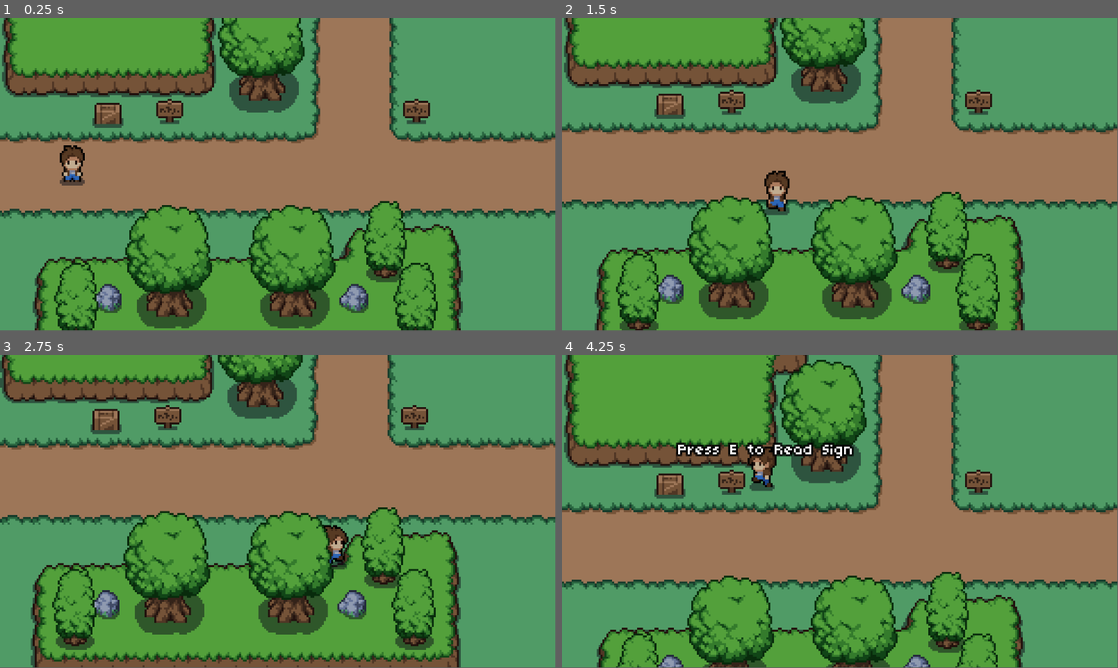
Above: before the commit, frames 1-4 (two rows, left to right).
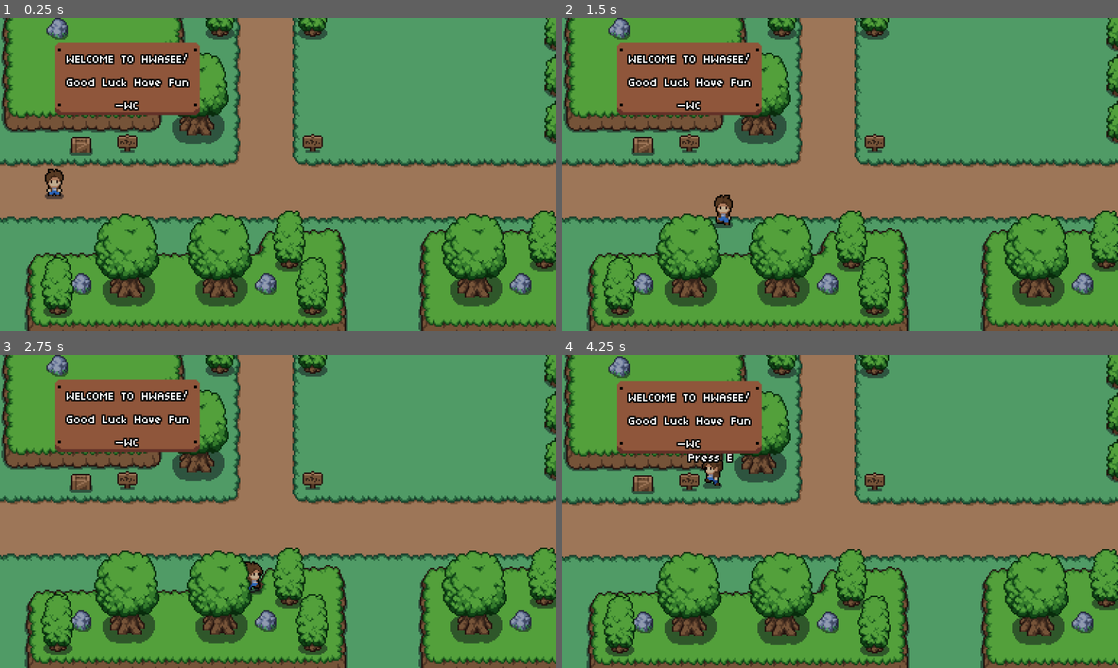
Above: after the commit, the same moments.

Repository: KartikeyCode/LearnMeet
Game: Godot game, scene res://scenes/world.tscn
Same seed, same stepped clock (60 frames per second), same inputs: the game is played once before the commit and once after it. This scene is started directly instead of the project's main scene.
Inputs:
- Up to frame 1 (0.25 s): no input
- Up to frame 2 (1.5 s): tap Enter at 0.5 s; hold Right (ui_right) 0.53-1.28 s; hold E (interact) 0.53-1.28 s; hold Down (ui_down) from 1.28 s (still down); tap E (interact) at 1.35 s
- Up to frame 3 (2.75 s): release Down (ui_down) at 2.03 s; hold Right (ui_right) from 2.03 s (still down); hold E (interact) from 2.03 s (still down)
- Up to frame 4 (4.25 s): release Right (ui_right) at 2.78 s; release E (interact) at 2.78 s; hold Up (ui_up) 2.78-3.53 s; tap E (interact) at 2.85 s; hold Left (ui_left) from 3.53 s (still down); hold E (interact) from 3.53 s (still down)
In our replay, the window is 799x449 before the commit and 800x450 after it. These sizes can differ from the game's own. Grey fills any space a smaller window leaves; there, only what the larger window draws over its background counts as a difference.

The runs differ from the first frame. In frame 1, 61% of the frame differs, in the area x 0-100%, y 0-100%; in frame 2, 65%; in frame 3, 73%; in frame 4, 58%.

Commit message:
add working signs

Diff:
--- a/project.godot
+++ b/project.godot
@@ -18,6 +18,11 @@
 [autoload]
 
 Global="*res://scripts/global.gd"
+
+[display]
+
+window/stretch/mode="viewport"
+window/stretch/aspect="expand"
 
 [global_group]
 
--- a/scenes/objects/sign.gd
+++ b/scenes/objects/sign.gd
@@ -1,9 +1,14 @@
 extends StaticBody2D
 
 @onready var interactable: Area2D = $Interactable
+@onready var ui = $Sign
 
 func _ready() -> void:
 	interactable.interact = _on_interact
 
 func _on_interact():
-	push_error("Button was clicked")
+	_toggle_ui()
+
+func _toggle_ui():
+	if ui:
+		ui.visible = not ui.visible
--- a/scenes/objects/sign.tscn
+++ b/scenes/objects/sign.tscn
@@ -1,24 +1,28 @@
-[gd_scene load_steps=5 format=3 uid="uid://gbbldbhxqbyo"]
+[gd_scene load_steps=6 format=3 uid="uid://gbbldbhxqbyo"]
 
 [ext_resource type="Script" path="res://scenes/objects/sign.gd" id="1_08blc"]
 [ext_resource type="PackedScene" uid="uid://c1kc0aglbl2o0" path="res://interaction_components/interactable.tscn" id="1_vtvrh"]
+[ext_resource type="PackedScene" uid="uid://cb50odyifnr5c" path="res://ui/welcome_sign_open.tscn" id="3_gxuxm"]
+
+[sub_resource type="CircleShape2D" id="CircleShape2D_mpxb2"]
+radius = 12.0
 
 [sub_resource type="RectangleShape2D" id="RectangleShape2D_00p8n"]
 size = Vector2(12, 5)
 
-[sub_resource type="CircleShape2D" id="CircleShape2D_mpxb2"]
-radius = 12.0
-
 [node name="Sign" type="StaticBody2D"]
 script = ExtResource("1_08blc")
 
+[node name="Interactable" parent="." instance=ExtResource("1_vtvrh")]
+interact_name = "Press E "
+
+[node name="CollisionShape2D" type="CollisionShape2D" parent="Interactable"]
+position = Vector2(0, 0.5)
+shape = SubResource("CircleShape2D_mpxb2")
+
 [node name="signcollision" type="CollisionShape2D" parent="."]
-position = Vector2(88, 219.5)
 shape = SubResource("RectangleShape2D_00p8n")
 
-[node name="Interactable" parent="." instance=ExtResource("1_vtvrh")]
-interact_name = "Press E to Read Sign"
-
-[node name="CollisionShape2D" type="CollisionShape2D" parent="Interactable"]
-position = Vector2(88, 220)
-shape = SubResource("CircleShape2D_mpxb2")
+[node name="Sign" parent="." instance=ExtResource("3_gxuxm")]
+offset_top = -48.0
+offset_bottom = -48.0
--- a/scenes/player.tscn
+++ b/scenes/player.tscn
@@ -306,7 +306,7 @@
 shape = SubResource("CircleShape2D_175pv")
 
 [node name="Camera2D" type="Camera2D" parent="."]
-zoom = Vector2(4, 4)
+zoom = Vector2(3, 3)
 limit_left = 0
 limit_top = 0
 limit_right = 847
--- a/scenes/world.tscn
+++ b/scenes/world.tscn
@@ -182,6 +182,7 @@
 shape = SubResource("RectangleShape2D_2nhsp")
 
 [node name="Sign" parent="." instance=ExtResource("7_ouh51")]
+position = Vector2(88, 219)
 
 [connection signal="child_entered_tree" from="." to="." method="_on_child_entered_tree"]
 [connection signal="body_entered" from="left_transition" to="." method="_on_left_transition_body_entered"]
--- /dev/null
+++ b/ui/v_box_container.gd
@@ -0,0 +1,11 @@
+extends VBoxContainer
+
+
+# Called when the node enters the scene tree for the first time.
+func _ready() -> void:
+	pass # Replace with function body.
+
+
+# Called every frame. 'delta' is the elapsed time since the previous frame.
+func _process(delta: float) -> void:
+	pass
--- /dev/null
+++ b/ui/welcome_sign_open.tscn
@@ -0,0 +1,73 @@
+[gd_scene load_steps=3 format=3 uid="uid://cb50odyifnr5c"]
+
+[ext_resource type="Texture2D" uid="uid://dtvv66irhh8rx" path="res://ui/text box/signchatbubble.png" id="1_6tpcd"]
+[ext_resource type="FontFile" uid="uid://drvcv575qx70r" path="res://assets/fonts/Bitty.ttf" id="2_ds400"]
+
+[node name="Sign" type="Control"]
+z_index = 20
+layout_mode = 3
+anchors_preset = 8
+anchor_left = 0.5
+anchor_top = 0.5
+anchor_right = 0.5
+anchor_bottom = 0.5
+grow_horizontal = 2
+grow_vertical = 2
+size_flags_horizontal = 4
+size_flags_vertical = 4
+
+[node name="popup" type="MarginContainer" parent="."]
+layout_mode = 1
+anchors_preset = 8
+anchor_left = 0.5
+anchor_top = 0.5
+anchor_right = 0.5
+anchor_bottom = 0.5
+offset_left = -128.0
+offset_top = -50.0
+offset_right = 128.0
+offset_bottom = 50.0
+grow_horizontal = 2
+grow_vertical = 2
+
+[node name="base" type="MarginContainer" parent="popup"]
+layout_mode = 2
+size_flags_horizontal = 4
+size_flags_vertical = 4
+
+[node name="NinePatchRect" type="NinePatchRect" parent="popup/base"]
+custom_minimum_size = Vector2(100, 50)
+layout_mode = 2
+texture = ExtResource("1_6tpcd")
+patch_margin_left = 8
+patch_margin_top = 8
+patch_margin_right = 8
+patch_margin_bottom = 8
+
+[node name="MarginContainer" type="MarginContainer" parent="popup/base/NinePatchRect"]
+layout_mode = 1
+anchors_preset = 15
+anchor_right = 1.0
+anchor_bottom = 1.0
+grow_horizontal = 2
+grow_vertical = 2
+theme_override_constants/margin_left = 10
+theme_override_constants/margin_top = 10
+theme_override_constants/margin_right = 10
+theme_override_constants/margin_bottom = 10
+
+[node name="VBoxContainer" type="VBoxContainer" parent="popup/base/NinePatchRect/MarginContainer"]
+layout_mode = 2
+
+[node name="Label" type="Label" parent="popup/base/NinePatchRect/MarginContainer/VBoxContainer"]
+layout_mode = 2
+size_flags_horizontal = 4
+theme_override_colors/font_outline_color = Color(0, 0, 0, 1)
+theme_override_constants/outline_size = 4
+theme_override_fonts/font = ExtResource("2_ds400")
+theme_override_font_sizes/font_size = 16
+text = "WELCOME TO HWASEE!
+Good Luck Have Fun
+-WC"
+horizontal_alignment = 1
+vertical_alignment = 1
Binary file added: ui/text box/signchatbubble.png
Not shown, added: ui/text box/signchatbubble.png.import
